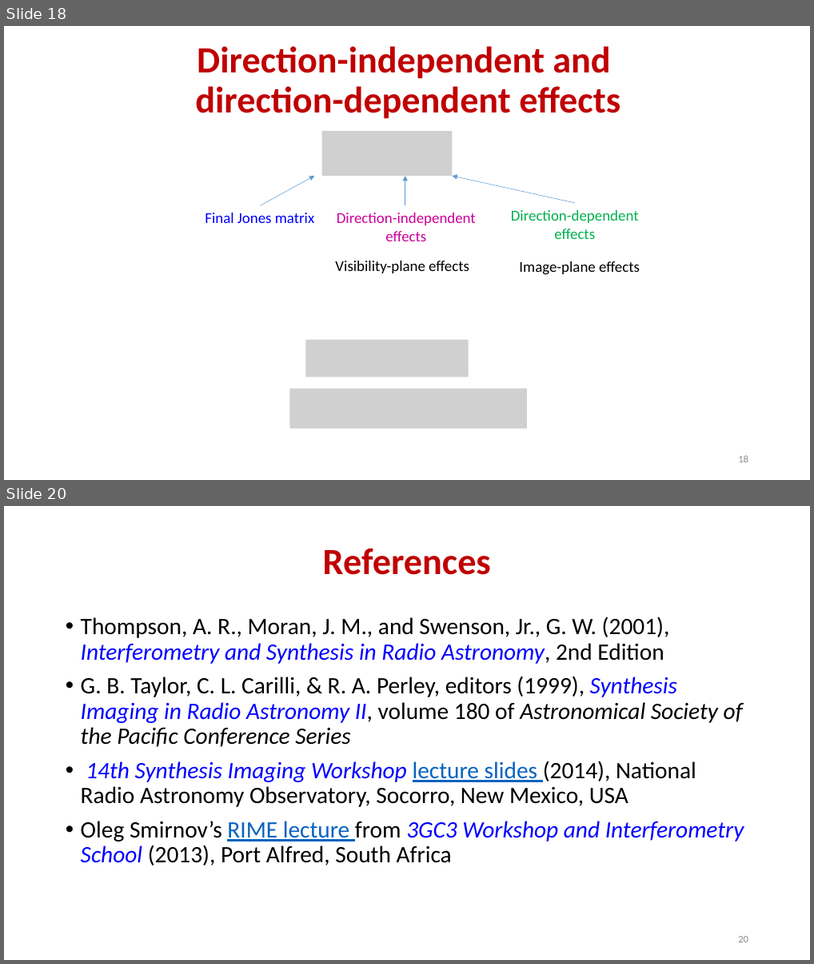
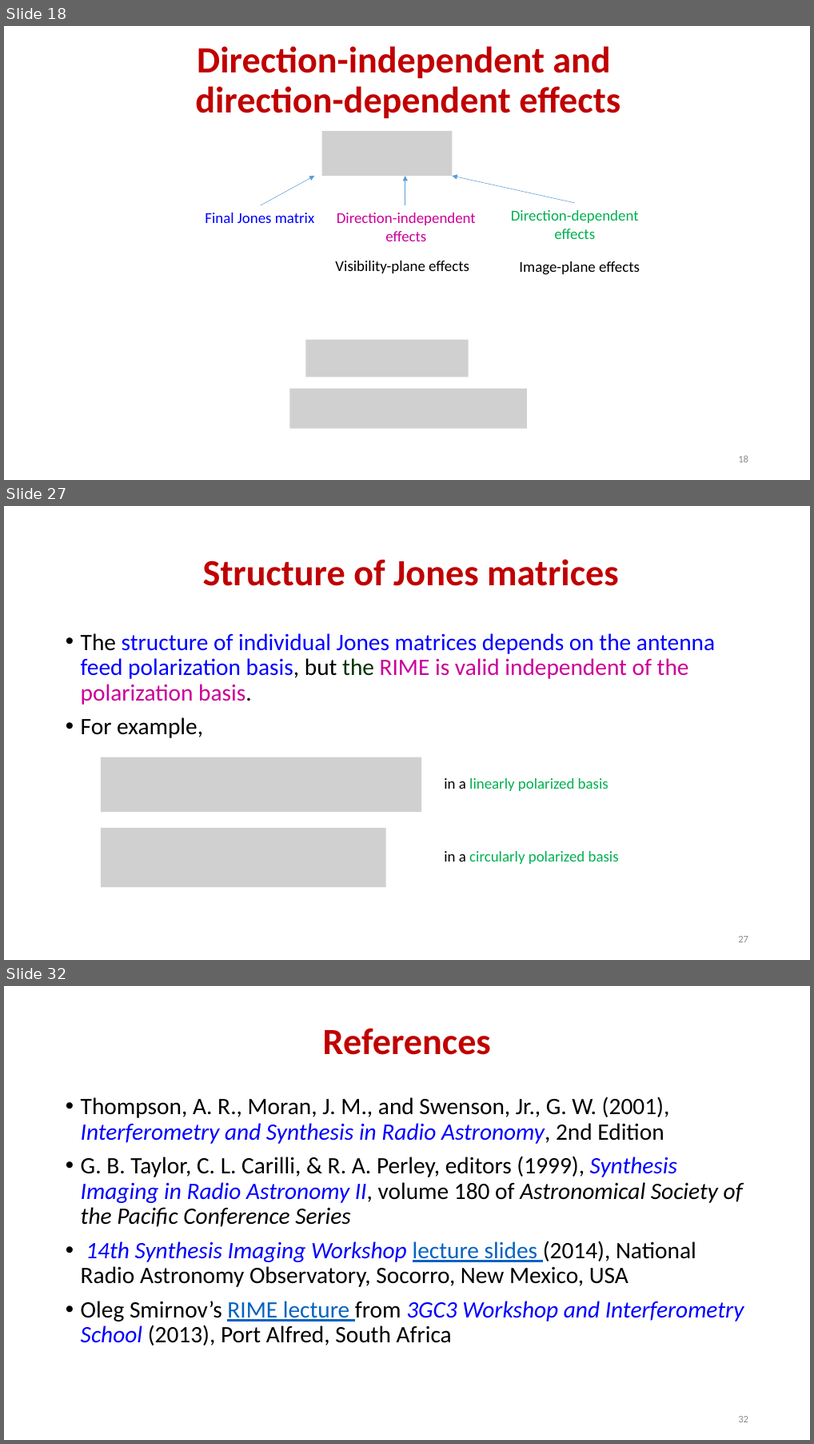
Before and after one commit to ratt-ru/ratt-interferometry-course, a slide deck: lectures/calibration/RIME.pptx. Shown one above the other, each under a label of ours: slides 18 and 20 before the commit, slides 18, 27 and 32 after it; the slides between them are not shown. The pictures are 814x964 and 814x1444 pixels, drawn with LibreOffice and Linux fonts; fonts in the diff are those of the drawing; grey boxes stand for pictures. Boxes give left, top, right and bottom in pixels: in the first picture for what was removed or moved away, otherwise in the second. Text is boxed around its words. In the diff, an @@ line names an element or a change of style, - is before the commit and + after.

```diff
--- a/lectures/calibration/RIME.pptx
+++ b/lectures/calibration/RIME.pptx
@@ slide 27 added at <box>4,506,810,960</box>, background #FFFFFF @@
@@ title added at <box>203,559,619,586</box>, 44 pt, text #C00000, bold @@
+Structure of Jones matrices
@@ text added at <box>81,633,715,738</box>, 28 pt, text #0000FF @@
+• The structure of individual Jones matrices depends on the antenna feed polarization basis, but the RIME is valid independent of the polarization basis.
+• For example,
@@ picture added at <box>101,757,422,812</box> @@
@@ text added at <box>444,778,609,791</box>, 18 pt, text #00B050 @@
+in a linearly polarized basis
@@ picture added at <box>101,828,386,887</box> @@
@@ text added at <box>444,851,619,864</box>, 18 pt, text #00B050 @@
+in a circularly polarized basis
@@ page number added at <box>738,936,749,942</box>, 12 pt, text #8C8C8C @@
+27
@@ what was slide 20 is now slide 32 @@
@@ page number at <box>738,1416,749,1422</box>: text changed @@
-20
+32
```
Also in this commit, not shown: 3 slides changed, 11 other slides added, 2 other files.
